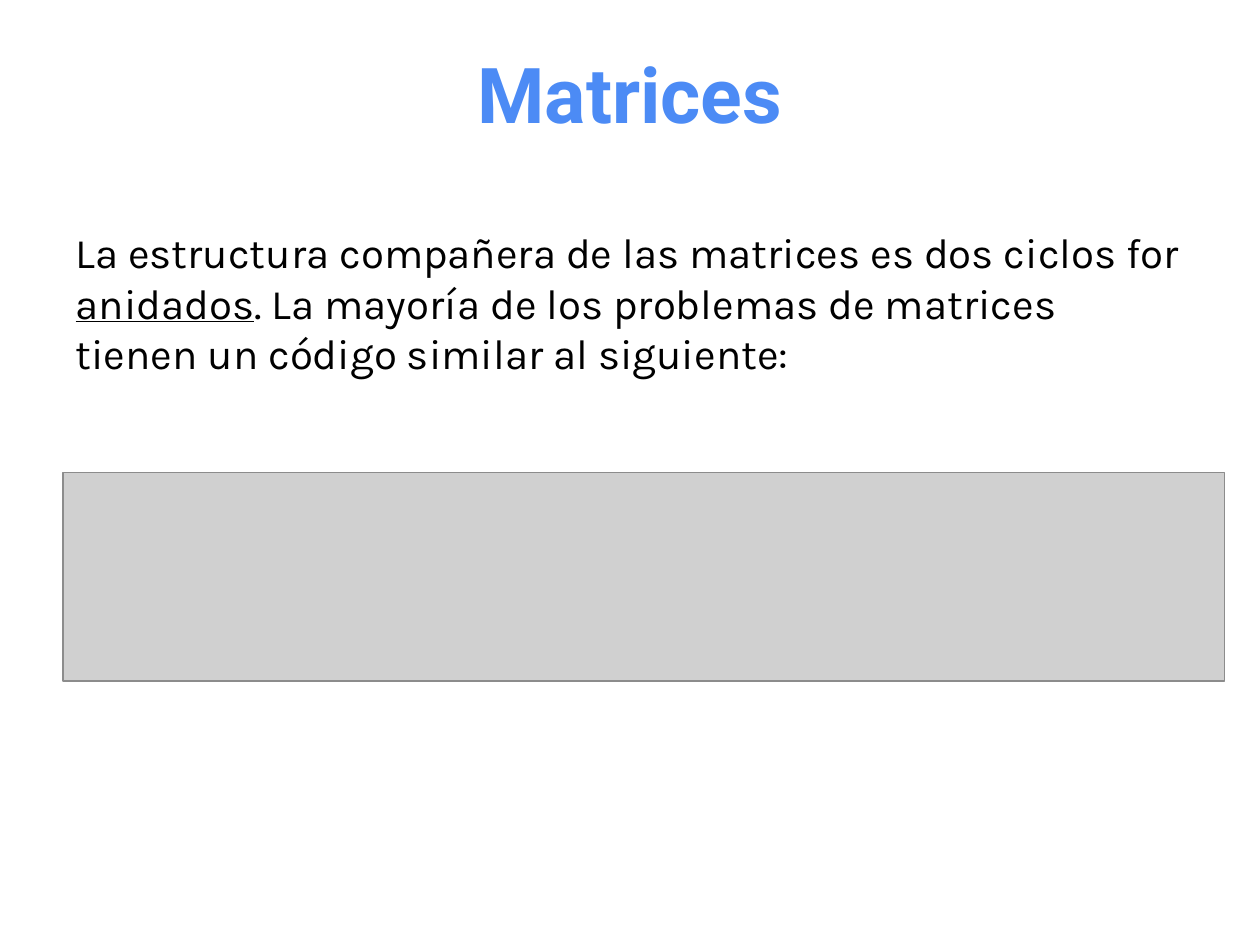
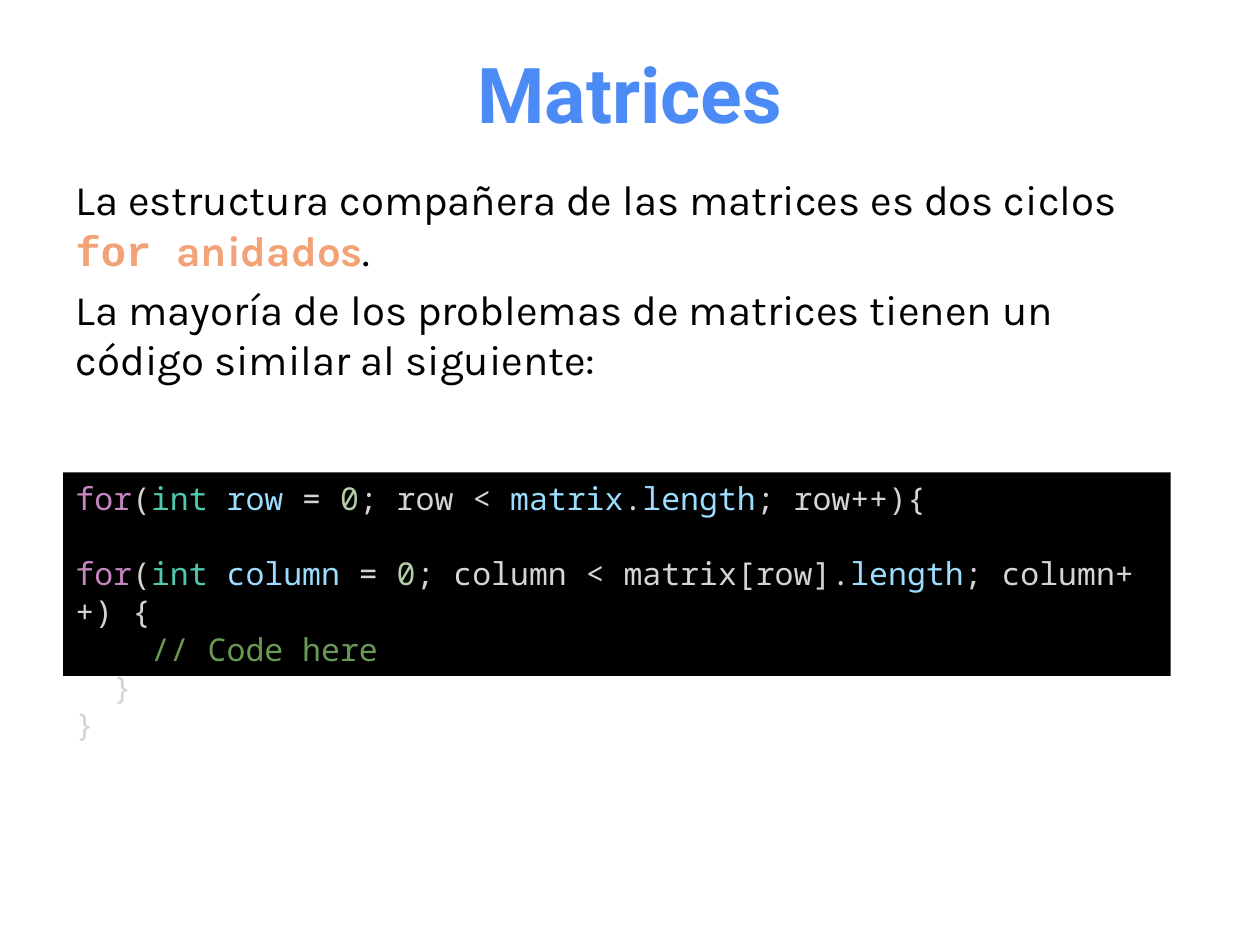
Before and after one commit to OMardil/INFO2, a slide deck: slide 16 of MOD01_Arreglos_multidimensionales/01 Presentacion/INFO2_MOD01-Arreglos_Multidimensionales.pptx (slide 17 before the commit). Drawn at 1260x945 pixels with LibreOffice and Linux fonts; fonts in the diff are those of the drawing; grey boxes stand for pictures. Boxes give left, top, right and bottom in pixels: in the first picture for what was removed or moved away, otherwise in the second. Text is boxed around its words. In the diff, an @@ line names an element or a change of style, - is before the commit and + after.

```diff
--- a/MOD01_Arreglos_multidimensionales/01 Presentacion/INFO2_MOD01-Arreglos_Multidimensionales.pptx
+++ b/MOD01_Arreglos_multidimensionales/01 Presentacion/INFO2_MOD01-Arreglos_Multidimensionales.pptx
@@ text at bbox=[76, 186, 1117, 386]: text changed @@
-La estructura compañera de las matrices es dos ciclos for anidados. La mayoría de los problemas de matrices tienen un código similar al siguiente:
+La estructura compañera de las matrices es dos ciclos for anidados.
+La mayoría de los problemas de matrices tienen un código similar al siguiente:
@@ picture removed at bbox=[63, 472, 1225, 682] @@
@@ rectangle added at bbox=[63, 472, 1171, 677], fill #000000, 18 pt, text #D4D4D4 @@
+for(int row = 0; row < matrix.length; row++){
+for(int column = 0; column < matrix[row].length; column++) {
+// Code here
+}
+}
```
Also in this commit, not shown: 5 other slides changed, 2 slides added, 3 slides removed, 1 other file.
